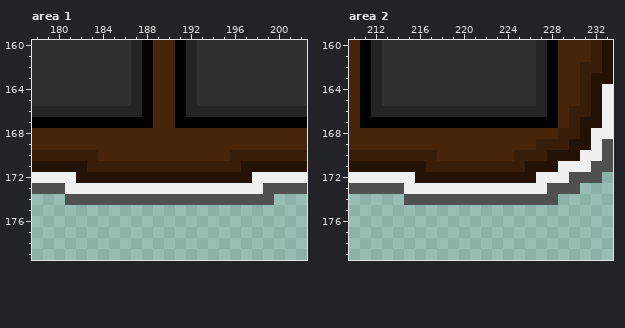
Pixel-art file, stored at desktop/bin/main/atlas/atlasSprites/testLayout.aseprite. The picture above was drawn from the file before the commit.
320x180 pixels, 1 frame. Colours within 5 levels of each other are drawn and written as one. Shown: area 1: x 178..202, y 160..179; area 2: x 210..233, y 160..179. The commit also changed other parts of the picture, which this record leaves out.
Once edited:
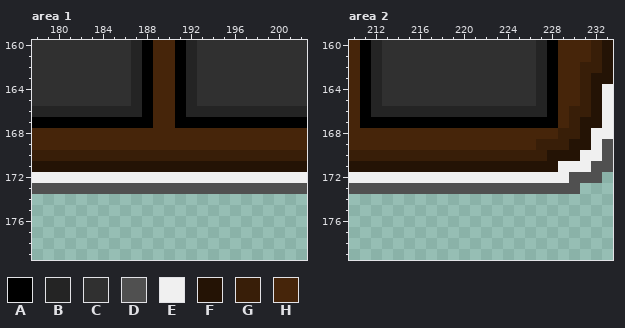
Palette (. is transparent): A #000000  B #242424  C #303030  D #505050  E #f0f0f0  F #241305  G #381e08  H #46250a
Diff:
Changed rows in their new state; - is an unchanged pixel.
Area 1, layer "Hotbar":
first column x 181:
170 ---GGGGGGGGGGGG----
171 --FFFFFFFFFFFFFF---
172 -EEEEEEEEEEEEEEEE--
173 DDDDDDDDDDDDDDDDDD-
174 ...................
Area 2, layer "Hotbar":
first column x 215:
170 ---GGGGGGG----
171 --FFFFFFFFF---
172 -EEEEEEEEEEE--
173 DDDDDDDDDDDDD-
174 ..............
Where, in picture pixels (left, top, right, bottom), the same in both pictures:
changed: (65, 150, 274, 205)
changed: (404, 150, 558, 205)
